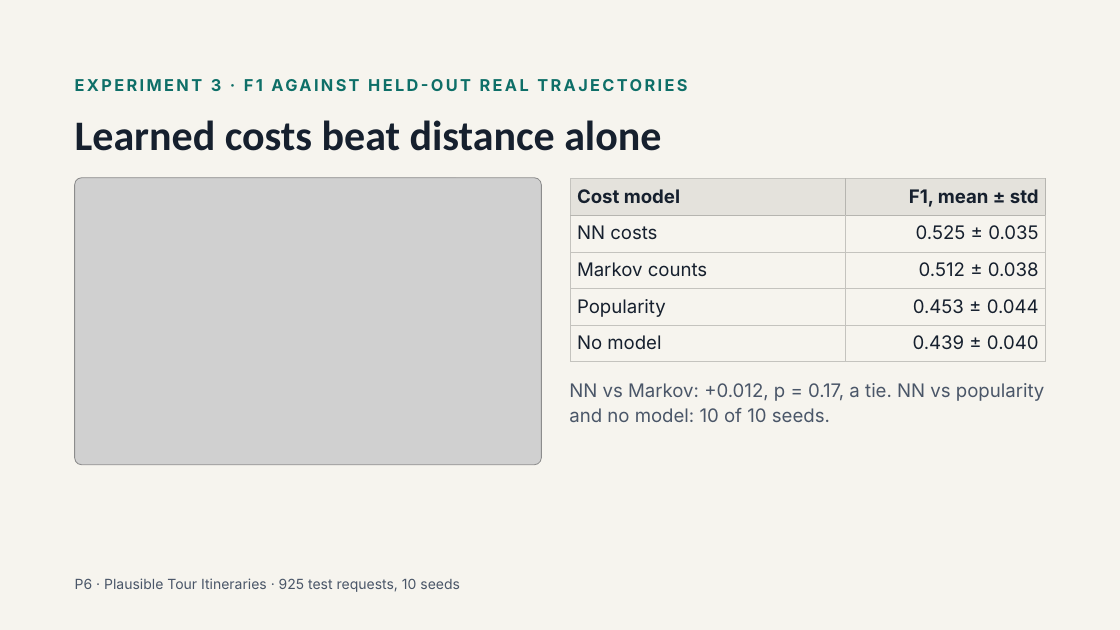
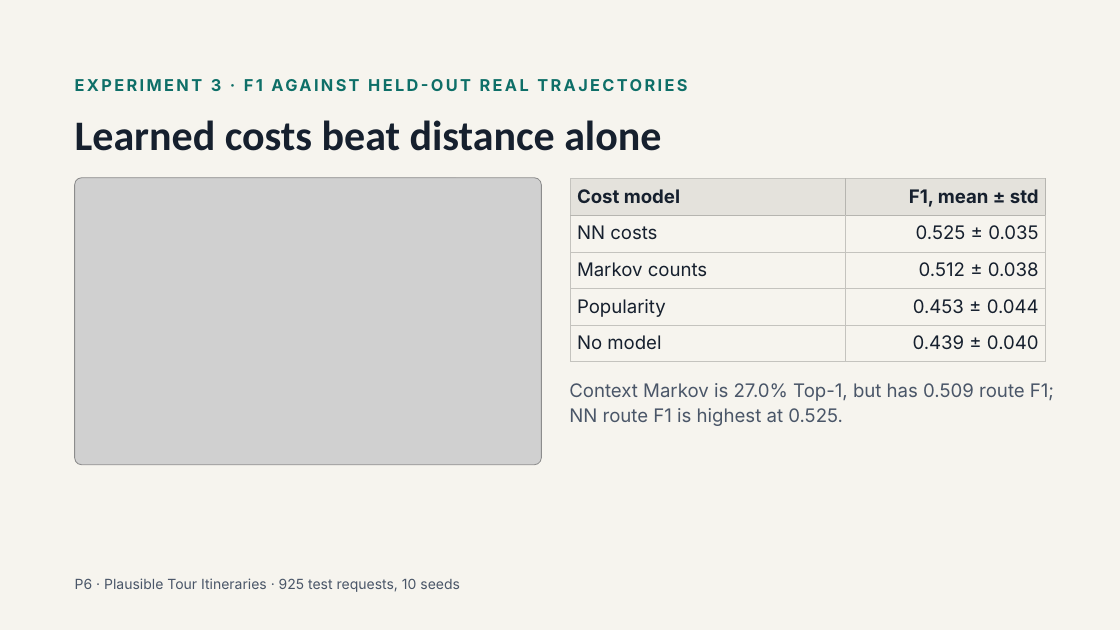
Before and after one commit to salmashamss21/Neuro_Symbolic_Tour_Planner, a slide deck: slide 11 of docs/P6 Plausible Tour Itineraries.pptx. Drawn at 1120x630 pixels with LibreOffice and Linux fonts; fonts in the diff are those of the drawing; grey boxes stand for pictures. Boxes give left, top, right and bottom in pixels: in the first picture for what was removed or moved away, otherwise in the second. Text is boxed around its words. In the diff, an @@ line names an element or a change of style, - is before the commit and + after.

```diff
--- a/docs/P6 Plausible Tour Itineraries.pptx
+++ b/docs/P6 Plausible Tour Itineraries.pptx
@@ text at [569,383,1054,426]: text changed @@
-NN vs Markov: +0.012, p = 0.17, a tie. NN vs popularity and no model: 10 of 10 seeds.
+Context Markov is 27.0% Top-1, but has 0.509 route F1; NN route F1 is highest at 0.525.
```
Also in this commit, not shown: 4 other slides changed, 25 other files.
